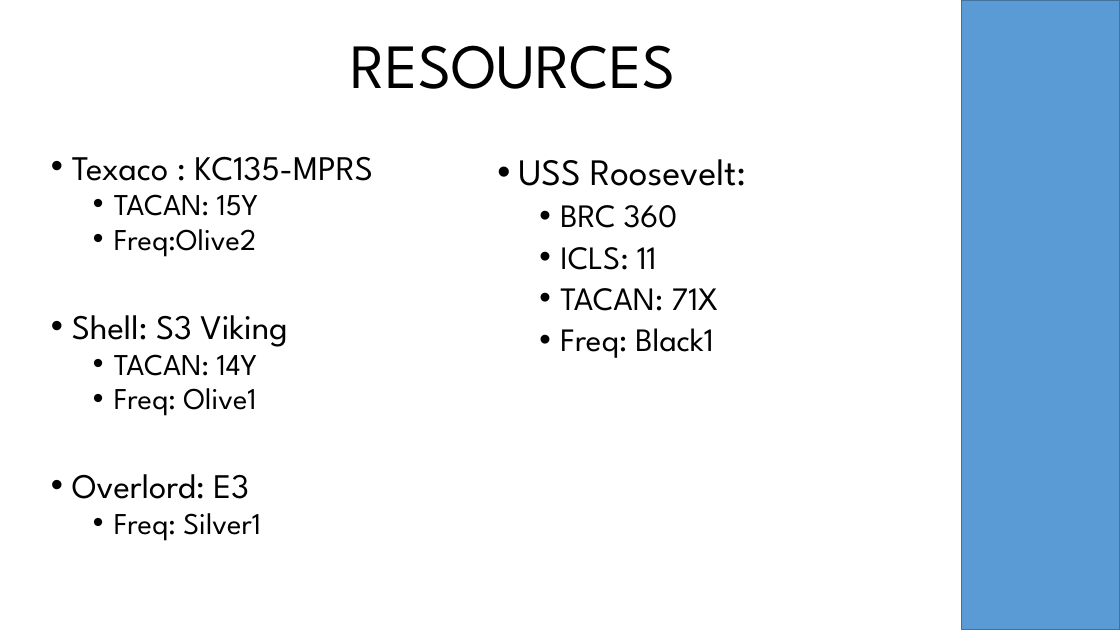
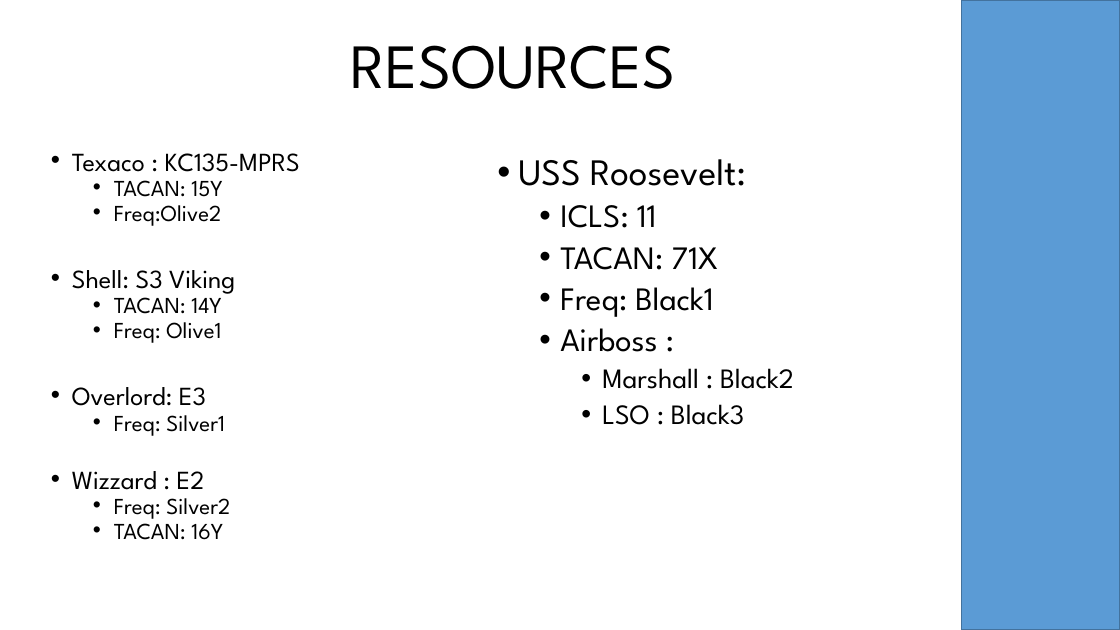
Before and after one commit to oufy-dcs-missions/jtff-missions, a slide deck: slide 7 of vf84-qualification/resources/briefing.pptx. Drawn at 1120x630 pixels with LibreOffice and Linux fonts; fonts in the diff are those of the drawing; background and template pictures are left out. Boxes give left, top, right and bottom in pixels: in the first picture for what was removed or moved away, otherwise in the second. Text is boxed around its words. In the diff, an @@ line names an element or a change of style, - is before the commit and + after.

```diff
--- a/vf84-qualification/resources/briefing.pptx
+++ b/vf84-qualification/resources/briefing.pptx
@@ text at <box>72,153,300,436</box>: size 29.6 to 22.4 pt in "Texaco : KC135-MPRS", "Shell: S3 Viking", "Overlord: E3"; size 25.9 to 19.6 pt in "TACAN: 15Y", "Freq:Olive2", "TACAN: 14Y", "Freq: Olive1" and 1 more places; line spacing 0.8 to 0.7 @@
@@ text at <box>560,205,678,228</box>: paragraph removed @@
-  • BRC 360
@@ text at <box>560,328,794,425</box>: paragraphs added @@
+  • Airboss :
+    • Marshall : Black2
+    • LSO : Black3
@@ text at <box>72,471,230,540</box>: paragraphs added @@
+• Wizzard : E2
+  • Freq: Silver2
+  • TACAN: 16Y
```
Also in this commit, not shown: 3 other slides changed, 5 other files.
